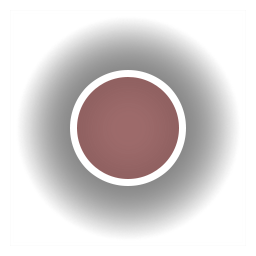
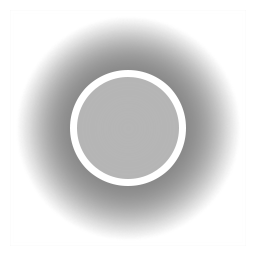
Layer changes from the first (256, 256) image to the second:
"Layer 1": opacity 16% → 20%, painted on it over [77, 77, 177, 179]
"Layer 4": opacity 62% → 33%, painted on it over [77, 77, 179, 179]
